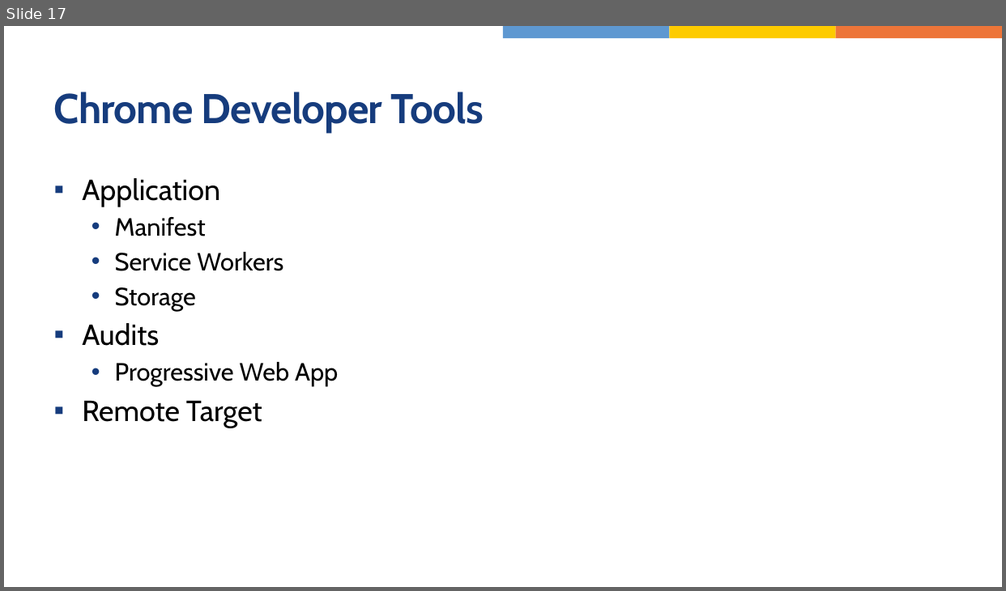
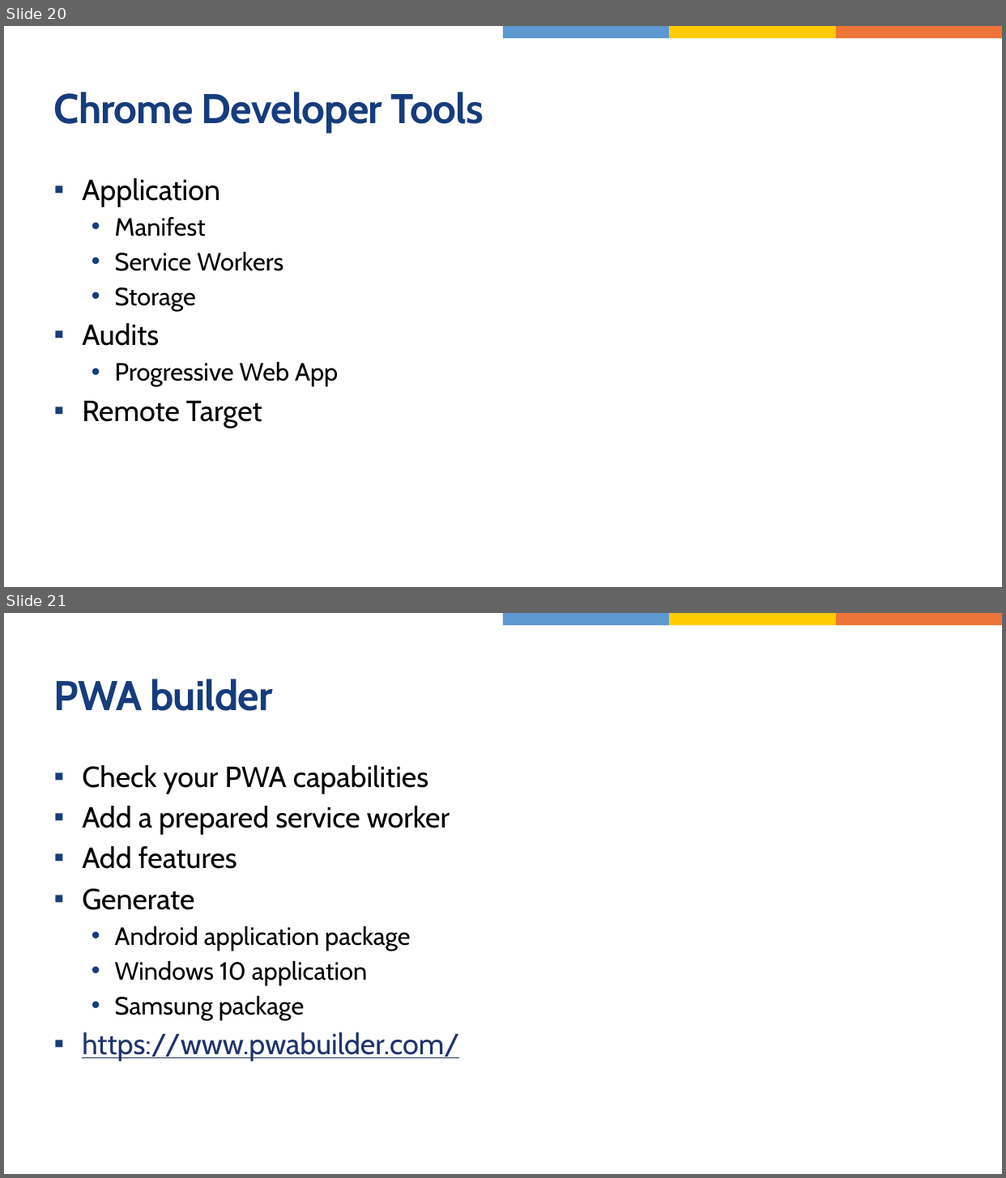
Before and after one commit to jasho/wug-blazor-pwa, a slide deck: WUG-Blazor-PWA.pptx. Shown one above the other, each under a label of ours: slide 17 before the commit, slides 20 and 21 after it. The pictures are 1006x591 and 1006x1178 pixels, drawn with LibreOffice and Linux fonts; fonts in the diff are those of the drawing. Boxes give left, top, right and bottom in pixels: in the first picture for what was removed or moved away, otherwise in the second. Text is boxed around its words. In the diff, an @@ line names an element or a change of style, - is before the commit and + after.

Commit message:
Modified service worker to work without workbox. Added offline fallback document and image. Updated presentation.

```diff
--- a/WUG-Blazor-PWA.pptx
+++ b/WUG-Blazor-PWA.pptx
@@ slide 21 added at <box>4,613,1002,1174</box>, background #FFFFFF; not listed: 3 template elements that a slide beside it also shows @@
@@ title added at <box>54,679,273,711</box>, 40 pt, text #163C7D, bold @@
+PWA builder
@@ text added at <box>82,765,459,1062</box>, 28 pt, text #000000 @@
+▪ Check your PWA capabilities
+▪ Add a prepared service worker
+▪ Add features
+▪ Generate
+  • Android application package
+  • Windows 10 application
+  • Samsung package
+▪ https://www.pwabuilder.com/
@@ what was slide 17 is now slide 20 @@
```
Also in this commit, not shown: 3 slides changed, 11 other slides added, 2 slides removed, 4 other files.
